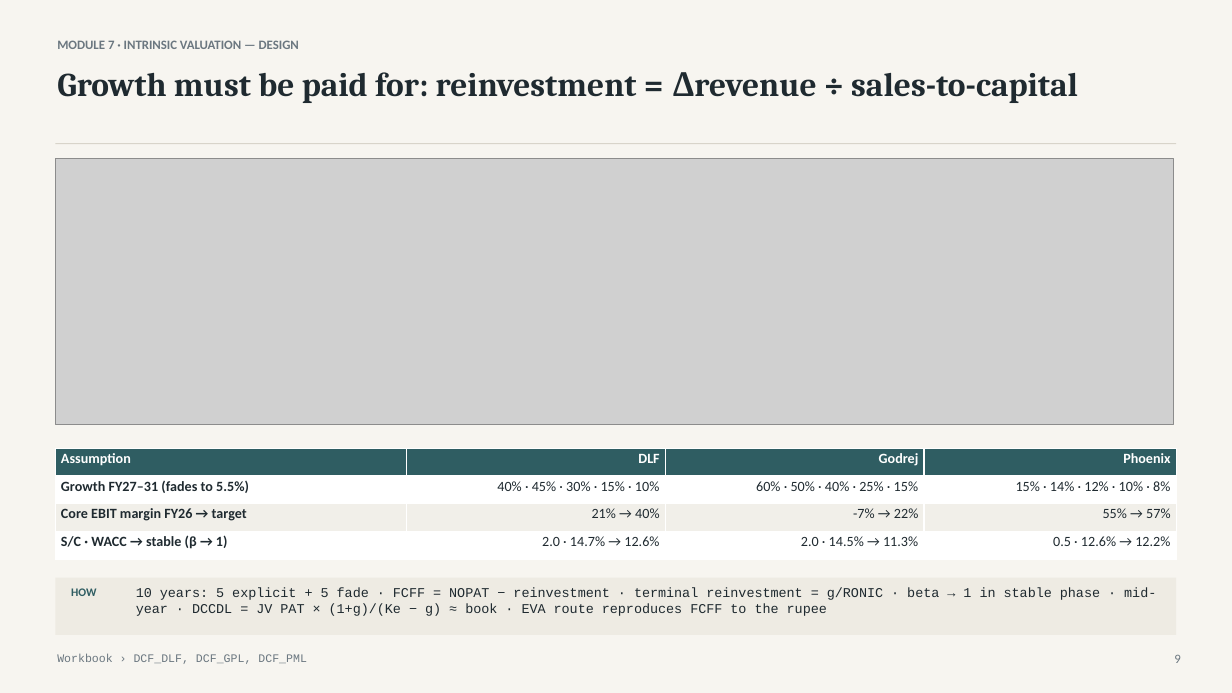
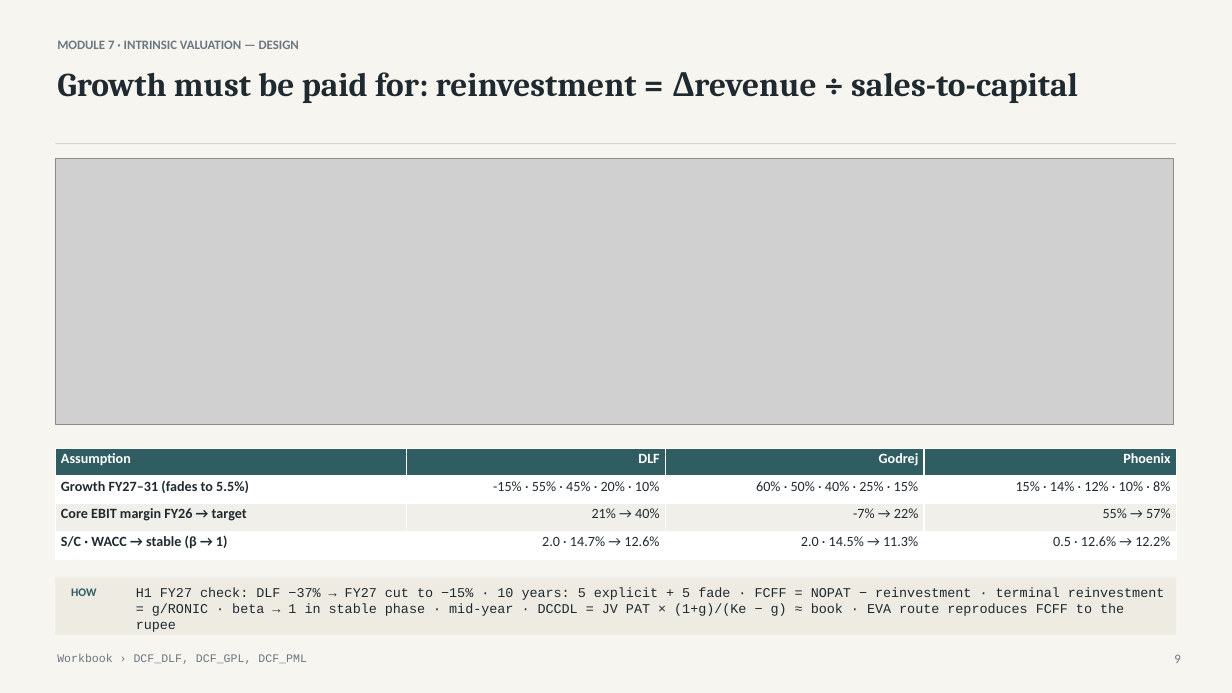
Before and after one commit to atharvaakz/BAAV, a slide deck: slide 9 of reports/ProjectBaav_Group27_Presentation.pptx. Drawn at 1232x693 pixels with LibreOffice and Linux fonts; fonts in the diff are those of the drawing; grey boxes stand for pictures. Boxes give left, top, right and bottom in pixels: in the first picture for what was removed or moved away, otherwise in the second. Text is boxed around its words. In the diff, an @@ line names an element or a change of style, - is before the commit and + after.

```diff
--- a/reports/ProjectBaav_Group27_Presentation.pptx
+++ b/reports/ProjectBaav_Group27_Presentation.pptx
@@ table at [55,448,1177,559] @@
-row 2, column 2: 40% · 45% · 30% · 15% · 10%
+row 2, column 2: -15% · 55% · 45% · 20% · 10%
@@ text at [136,587,1164,632]: text changed @@
-10 years: 5 explicit + 5 fade · FCFF = NOPAT − reinvestment · terminal reinvestment = g/RONIC · beta → 1 in stable phase · mid-year · DCCDL = JV PAT × (1+g)/(Ke − g) ≈ book · EVA route reproduces FCFF to the rupee
+H1 FY27 check: DLF −37% → FY27 cut to −15% · 10 years: 5 explicit + 5 fade · FCFF = NOPAT − reinvestment · terminal reinvestment = g/RONIC · beta → 1 in stable phase · mid-year · DCCDL = JV PAT × (1+g)/(Ke − g) ≈ book · EVA route reproduces FCFF to the rupee
```
Also in this commit, not shown: 2 other slides changed, 30 other files.
